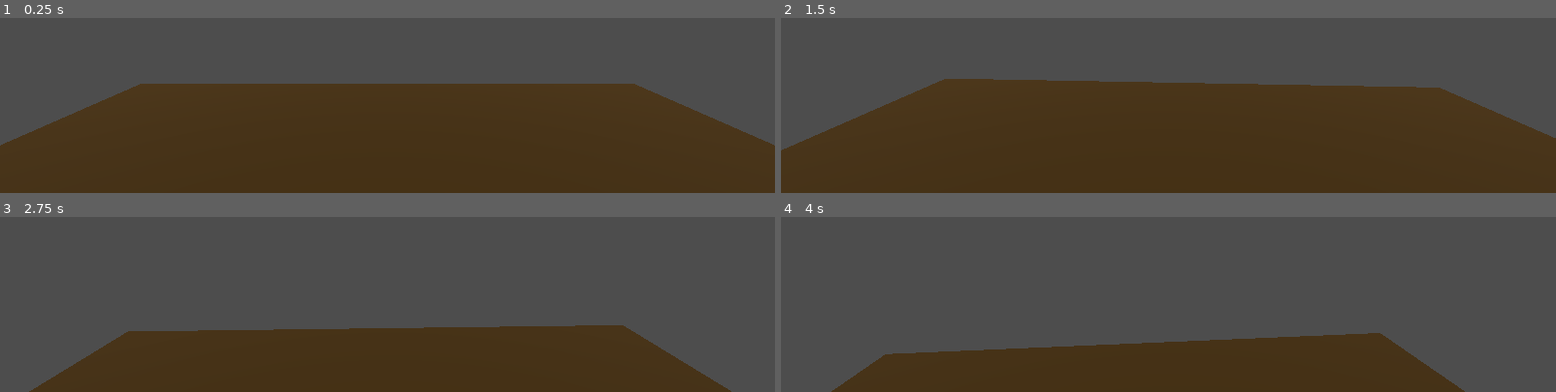
Above: before the commit, frames 1-4 (two rows, left to right).
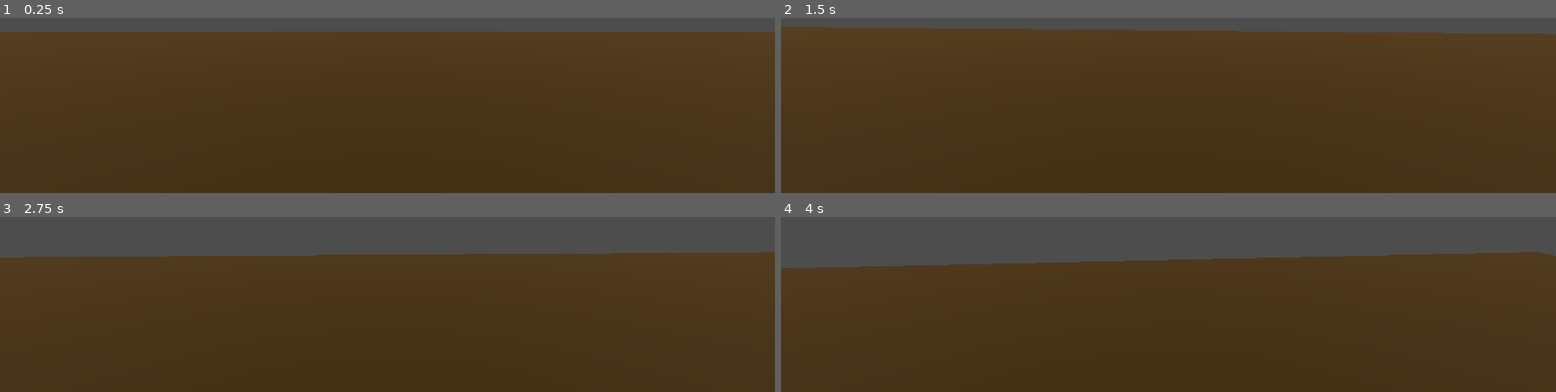
Above: after the commit, the same moments.

Repository: conner12345678/3DGameGit
Game: Godot game, scene res://main.tscn
The game is run twice, just before and just after one commit, with the same random seed, the same clock (stepped at 60 frames per second) and the same inputs.
Inputs (mouse positions are in pixels of both pictures, inside the frame that each line leads up to):
- Up to frame 1 (0.25 s): no input
- Up to frame 2 (1.5 s): tap Enter at 0.5 s; move the mouse to (outside the picture) at 0.52 s; move the mouse to (outside the picture) at 1.27 s
- Up to frame 3 (2.75 s): tap Space at 2 s; move the mouse to (outside the picture) at 2.02 s
- Up to frame 4 (4 s): move the mouse to (outside the picture) at 2.77 s; tap Enter at 3.5 s; move the mouse to (outside the picture) at 3.52 s

The runs differ from the first frame. In frame 1, 36% of the frame differs, in the area x 0-100%, y 7-73%; in frame 2, 36%; in frame 3, 50%; in frame 4, 55%, in the area x 0-100%, y 19-100%.

Commit message:
did stuff
Not much stuff

Diff:
--- a/3dGame1/main.tscn
+++ b/3dGame1/main.tscn
@@ -1,15 +1,19 @@
-[gd_scene load_steps=3 format=3 uid="uid://cu0vsecgmukde"]
+[gd_scene load_steps=4 format=3 uid="uid://cu0vsecgmukde"]
 
 [ext_resource type="PackedScene" uid="uid://dwm22cgbjroqd" path="res://Floor.tscn" id="1_tbsc5"]
 [ext_resource type="PackedScene" uid="uid://byvvk7k4o57fh" path="res://player.tscn" id="2_m73cp"]
+[ext_resource type="PackedScene" uid="uid://6lo0x357eew" path="res://wall.tscn" id="3_n2q52"]
 
 [node name="Main" type="Node3D"]
 
 [node name="Floor" parent="." instance=ExtResource("1_tbsc5")]
-transform = Transform3D(8.4, 0, 0, 0, 0.0214349, 0, 0, 0, 9.69, 0, 0, 0)
+transform = Transform3D(28.5298, 0, 0, 0, 0.0214349, 0, 0, 0, 18.8646, 0, 0, 0)
 
 [node name="Player" parent="." instance=ExtResource("2_m73cp")]
 transform = Transform3D(1, 0, 0, 0, 1, 0, 0, 0, 1, 0, 1.21231, 0)
 
 [node name="DirectionalLight3D" type="DirectionalLight3D" parent="."]
 transform = Transform3D(1, 0, 0, 0, 0.927262, 0.374412, 0, -0.374412, 0.927262, 0, 4.64513, 0)
+
+[node name="Wall" parent="." instance=ExtResource("3_n2q52")]
+transform = Transform3D(1, 0, 0, 0, 0.8, 0, 0, 0, 0.1, 4, 0, 10)
--- /dev/null
+++ b/3dGame1/wall.tscn
@@ -0,0 +1,20 @@
+[gd_scene load_steps=5 format=3 uid="uid://6lo0x357eew"]
+
+[sub_resource type="PhysicsMaterial" id="PhysicsMaterial_513um"]
+
+[sub_resource type="BoxShape3D" id="BoxShape3D_h3h5e"]
+
+[sub_resource type="StandardMaterial3D" id="StandardMaterial3D_x0ido"]
+albedo_color = Color(0, 0, 0, 1)
+
+[sub_resource type="BoxMesh" id="BoxMesh_a7l5e"]
+material = SubResource("StandardMaterial3D_x0ido")
+
+[node name="Wall" type="StaticBody3D"]
+physics_material_override = SubResource("PhysicsMaterial_513um")
+
+[node name="CollisionShape3D" type="CollisionShape3D" parent="."]
+shape = SubResource("BoxShape3D_h3h5e")
+
+[node name="MeshInstance3D" type="MeshInstance3D" parent="."]
+mesh = SubResource("BoxMesh_a7l5e")
